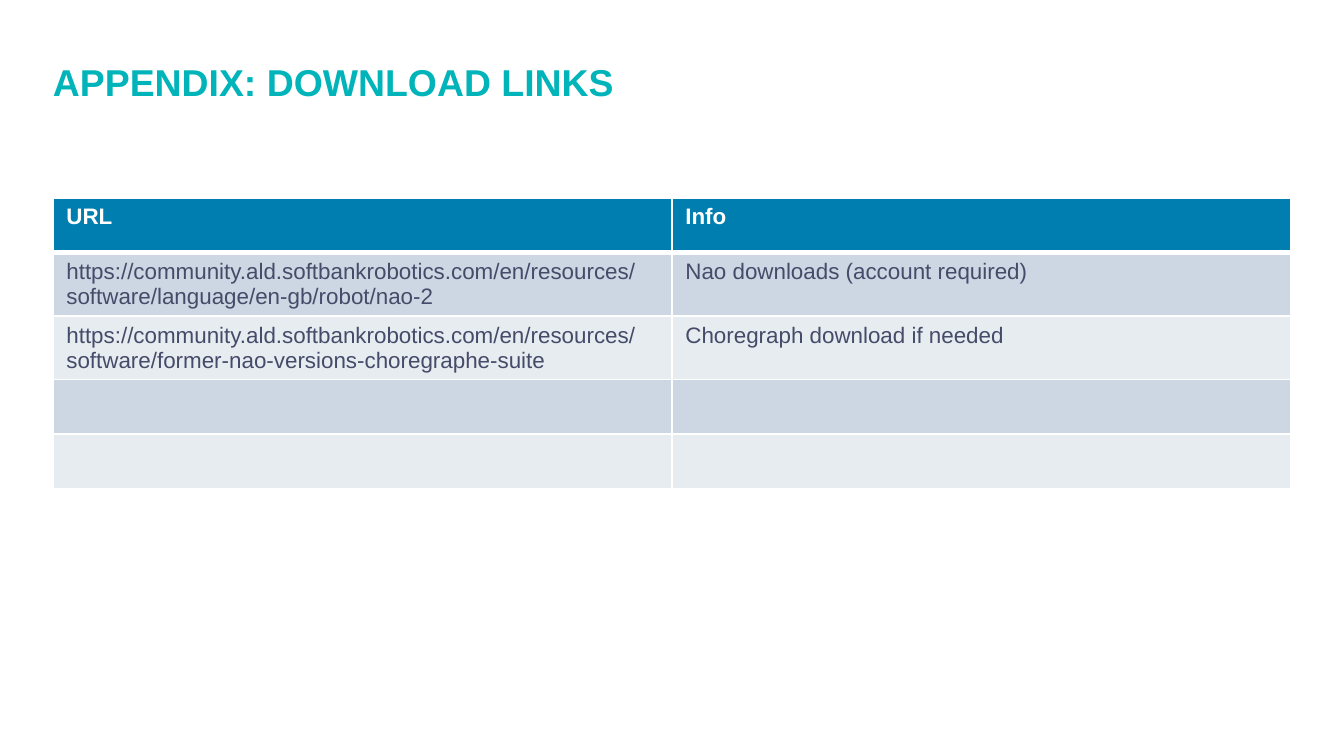
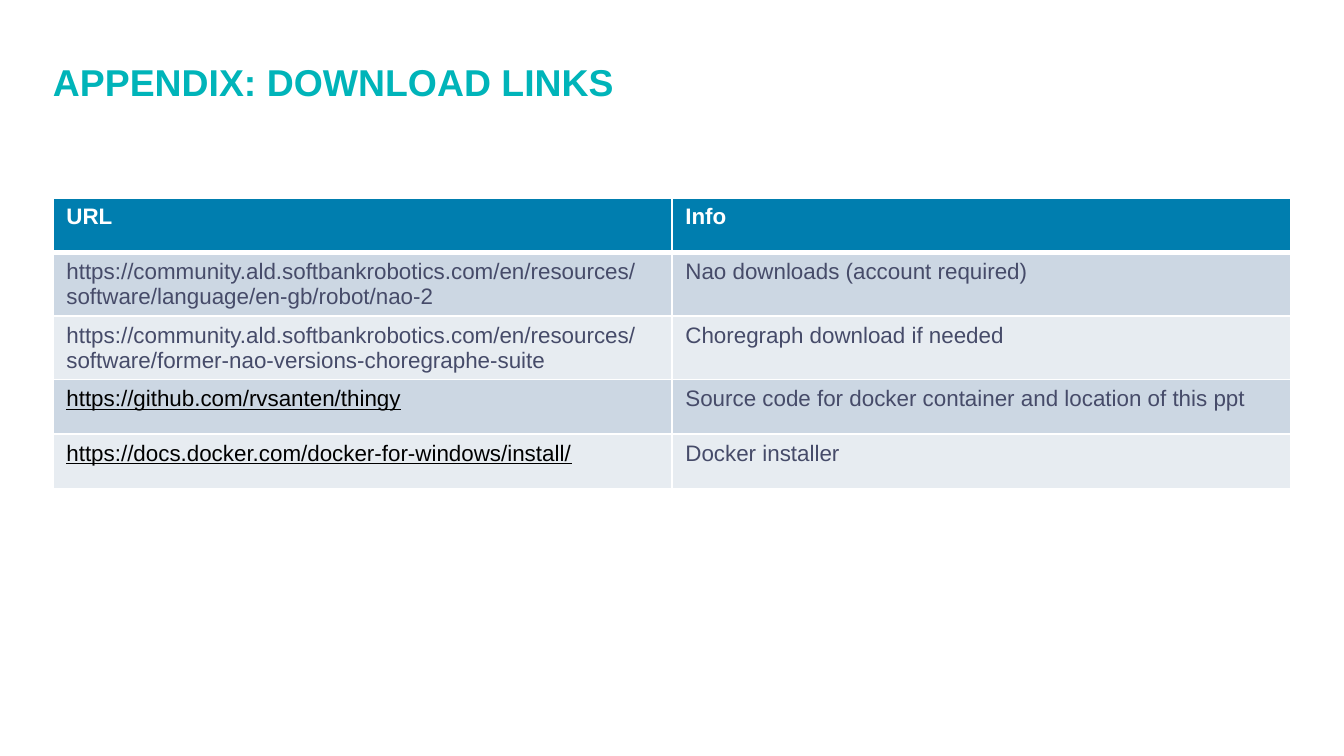
Before and after one commit to rvsanten/thingy, a slide deck: slide 14 of documents/NAO getting started.pptx (slide 12 before the commit). Drawn at 1344x756 pixels with LibreOffice and Linux fonts; fonts in the diff are those of the drawing; background and template pictures are left out. Boxes give left, top, right and bottom in pixels: in the first picture for what was removed or moved away, otherwise in the second. Text is boxed around its words. In the diff, an @@ line names an element or a change of style, - is before the commit and + after.

Commit message:
Update presentation

```diff
--- a/documents/NAO getting started.pptx
+++ b/documents/NAO getting started.pptx
@@ table at (52, 198, 1292, 496) @@
-row 4, column 1: 
+row 4, column 1: https://github.com/rvsanten/thingy
-row 4, column 2: 
+row 4, column 2: Source code for docker container and location of this ppt
-row 5, column 1: 
+row 5, column 1: https://docs.docker.com/docker-for-windows/install/
-row 5, column 2: 
+row 5, column 2: Docker installer
```
Also in this commit, not shown: 2 other slides changed, 2 slides added.
